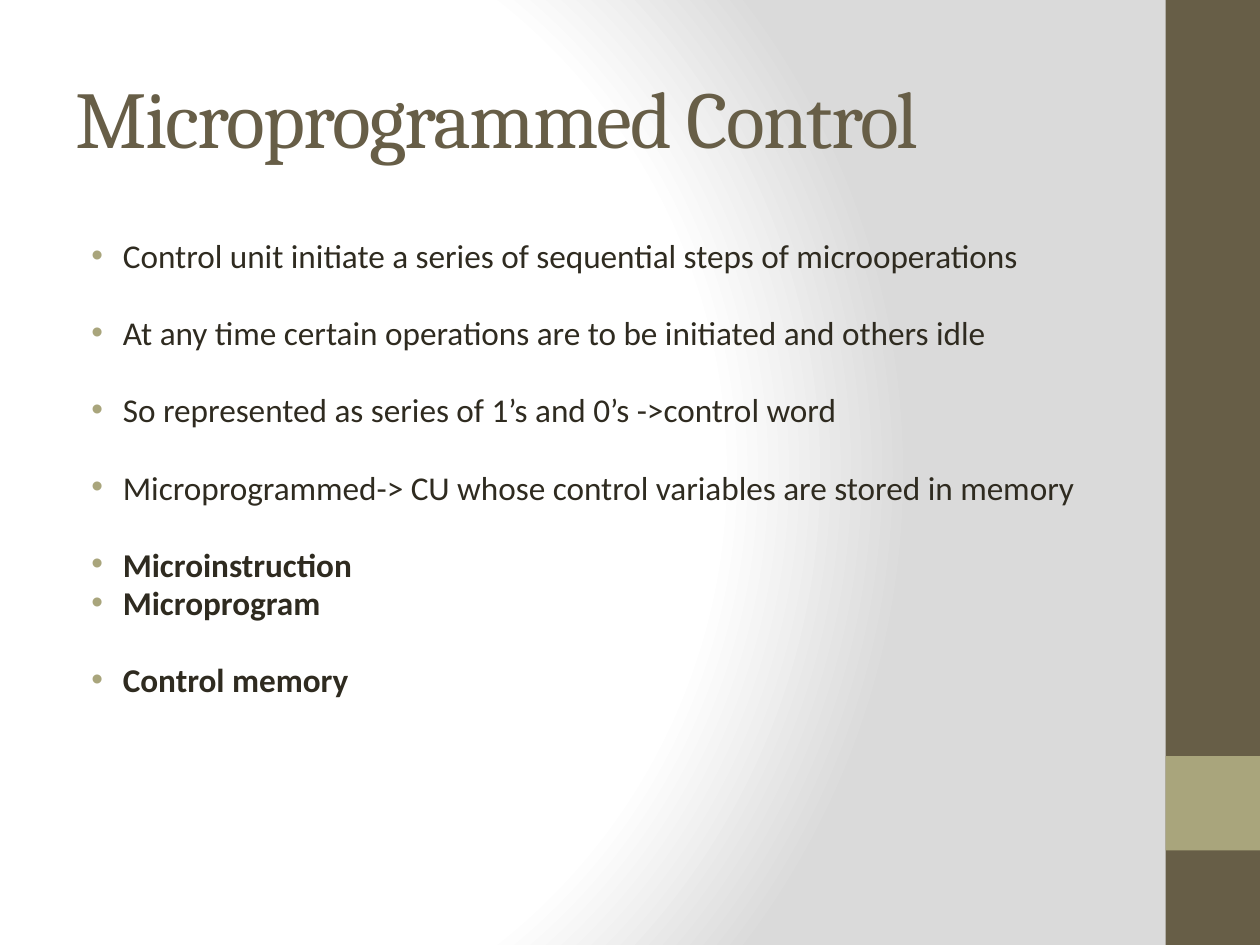
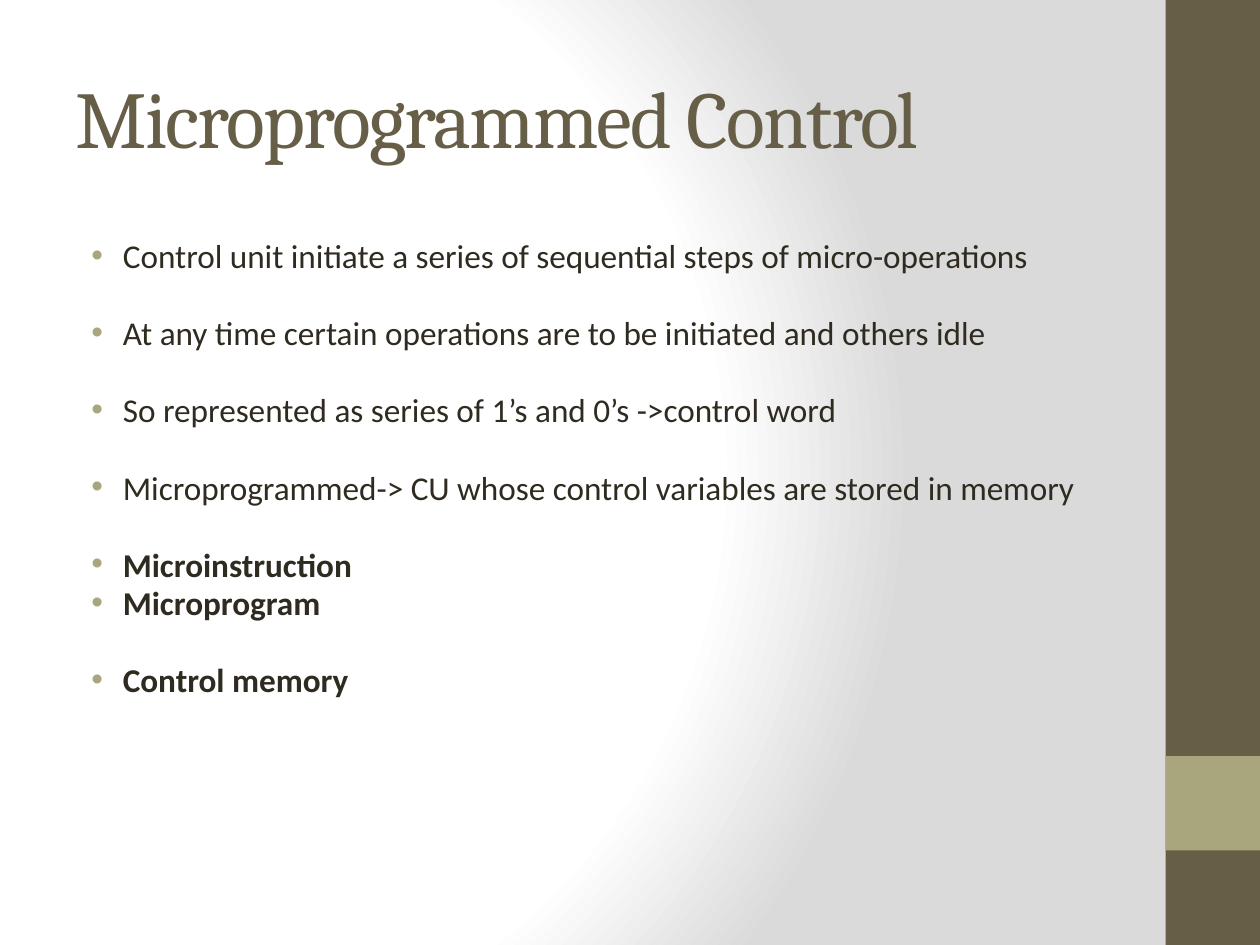
Before and after one commit to GeneralNitin/S4, a slide deck: slide 29 of S4/02. COA/Notes & PPTs/Module 6.1 - Control logic design.pptx. Drawn at 1260x945 pixels with LibreOffice and Linux fonts; fonts in the diff are those of the drawing. Boxes give left, top, right and bottom in pixels: in the first picture for what was removed or moved away, otherwise in the second. Text is boxed around its words. In the diff, an @@ line names an element or a change of style, - is before the commit and + after.

Commit message:
Modified OODP PPTs and highlighted portions of the text

```diff
--- a/S4/02. COA/Notes & PPTs/Module 6.1 - Control logic design.pptx
+++ b/S4/02. COA/Notes & PPTs/Module 6.1 - Control logic design.pptx
@@ text at [123, 245, 1027, 274]: text changed @@
-• Control unit initiate a series of sequential steps of microoperations
+• Control unit initiate a series of sequential steps of micro-operations
```
Also in this commit, not shown: 1 other slide changed, 14 other files.
